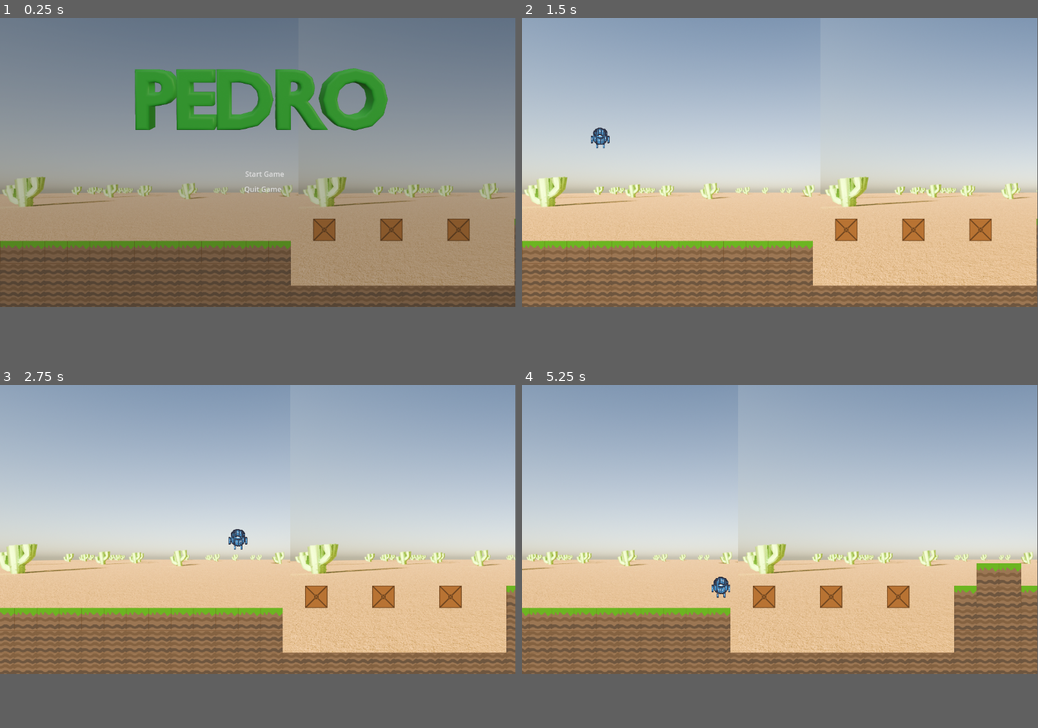
Above: before the commit, frames 1-4 (two rows, left to right).
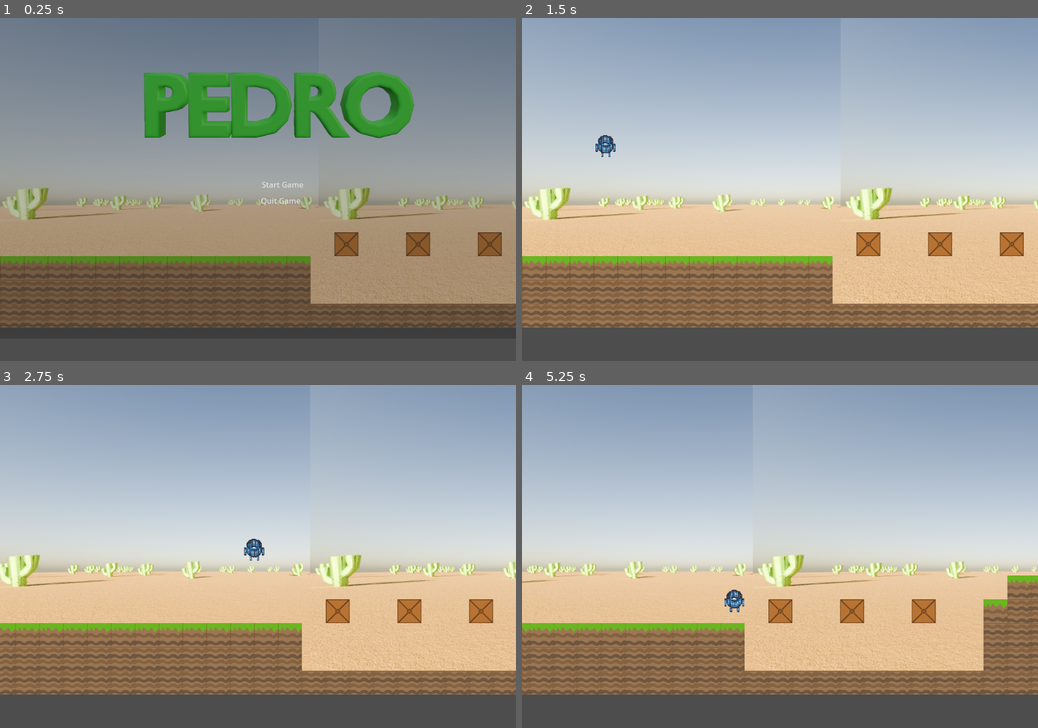
Above: after the commit, the same moments.

Repository: Burns3y/Pedro
Game: Godot game, scene res://scenes/levels/level 1.tscn
Same seed, same stepped clock (60 frames per second), same inputs: the game is played once before the commit and once after it. The engine's default icon, where the game draws it, is replaced by a stand-in: a white triangle on a blue panel in a dark square.
Inputs:
- Up to frame 1 (0.25 s): no input
- Up to frame 2 (1.5 s): click "Start Game" at 0.5 s; hold Right (right) from 1.28 s (still down)
- Up to frame 3 (2.75 s): keep holding Right (right); tap W (jump) at 1.52, 2.27 s
- Up to frame 4 (5.25 s): release Right (right) at 2.78 s; hold Left (left) 2.78-3.53 s; hold Right (right) 3.53-5.03 s; tap W (jump) at 3.77, 4.52 s; hold Left (left) from 5.03 s (still down)
In our replay, the window is 799x449 before the commit and 800x533 after it. These sizes can differ from the game's own. Grey fills any space a smaller window leaves; there, only what the larger window draws over its background counts as a difference.

The runs differ from the first frame. In frame 1, 24% of the frame differs, in the area x 0-100%, y 0-91%; in frame 2, 23%; in frame 3, 23%; in frame 4, 24%.

Commit message:
Changed aspect ratio
1080 x 720

Diff:
--- a/project.godot
+++ b/project.godot
@@ -14,6 +14,11 @@
 run/main_scene="res://scenes/levels/level 1.tscn"
 config/features=PackedStringArray("4.2", "Mobile")
 config/icon="res://icon.svg"
+
+[display]
+
+window/size/viewport_width=1080
+window/size/viewport_height=720
 
 [input]
 
